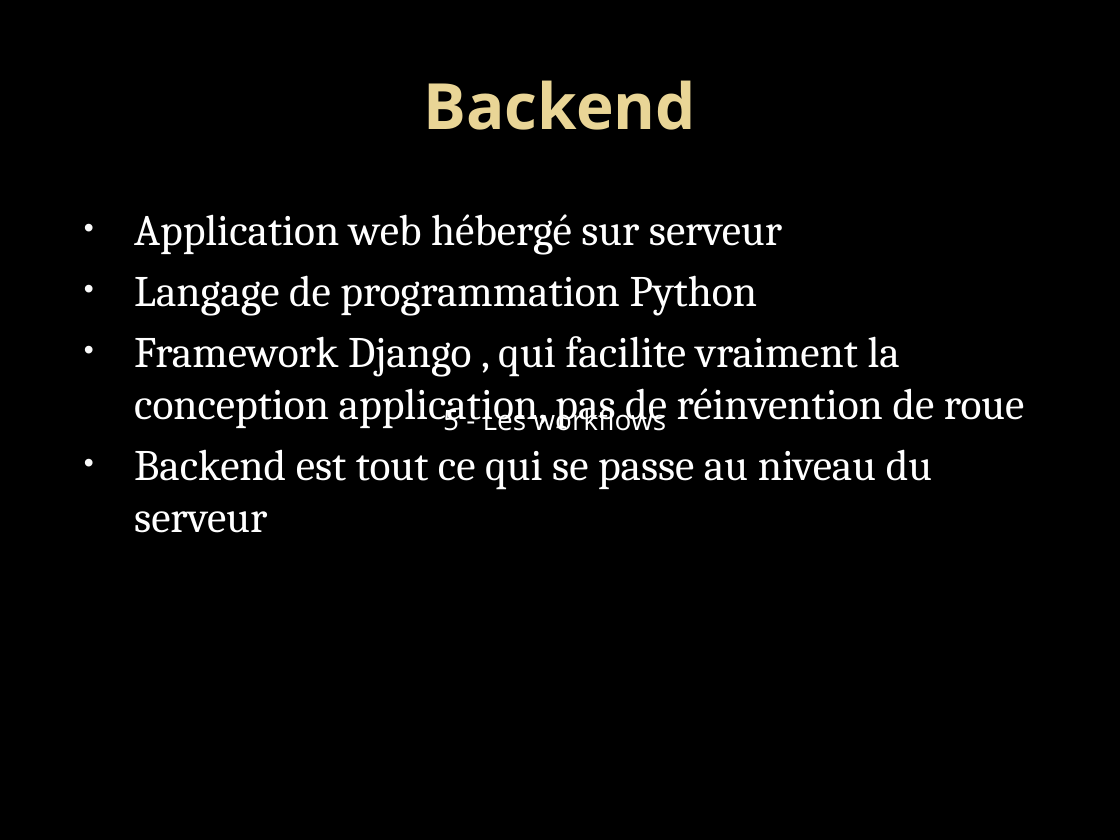
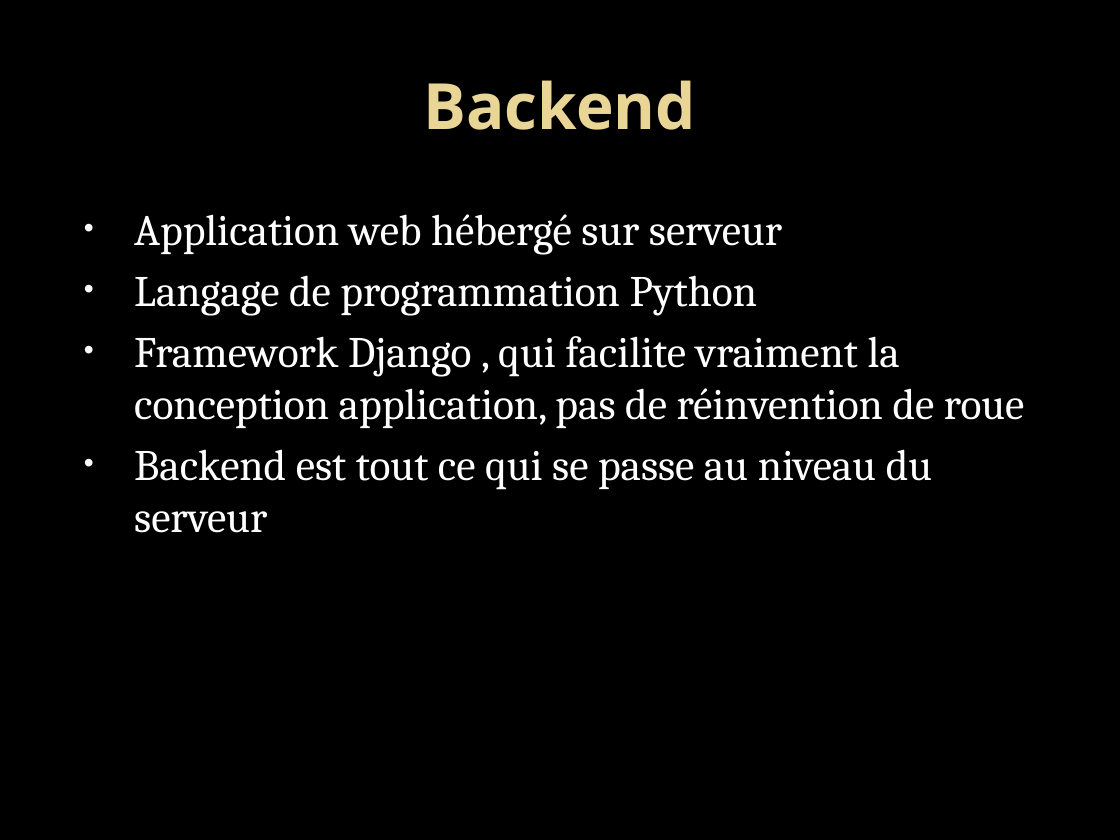
Before and after one commit to yannhamdi/projet4, a slide deck: slide 3 of Technique.pptx. Drawn at 1120x840 pixels with LibreOffice and Linux fonts; fonts in the diff are those of the drawing; background and template pictures are left out. Boxes give left, top, right and bottom in pixels: in the first picture for what was removed or moved away, otherwise in the second. Text is boxed around its words. In the diff, an @@ line names an element or a change of style, - is before the commit and + after.

```diff
--- a/Technique.pptx
+++ b/Technique.pptx
@@ text removed at (443,404,666,431) @@
-5 - Les workflows
```
